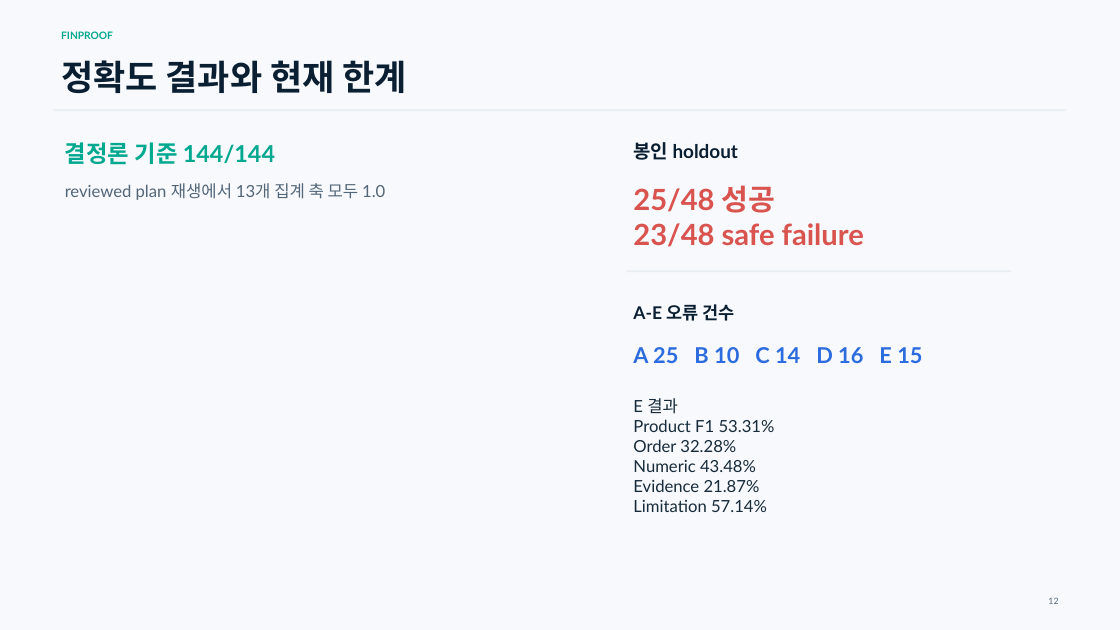
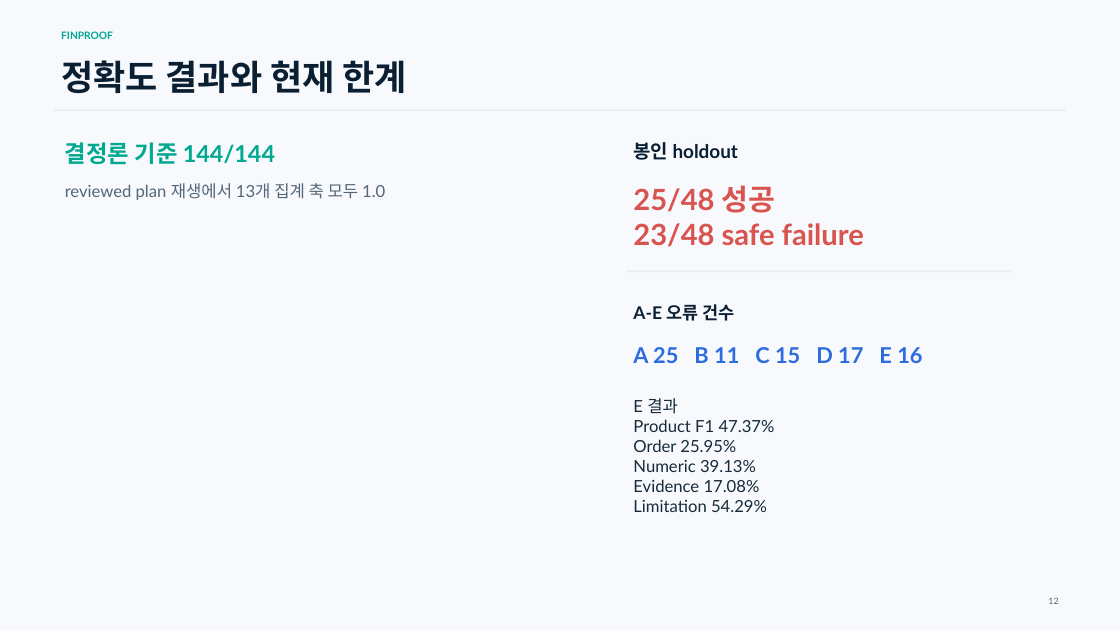
Before and after one commit to tskwak111/mirae_agent, a slide deck: slide 12 of docs/submission/FinProof_Technical_Proposal.pptx. Drawn at 1120x630 pixels with LibreOffice and Linux fonts; fonts in the diff are those of the drawing. Boxes give left, top, right and bottom in pixels: in the first picture for what was removed or moved away, otherwise in the second. Text is boxed around its words. In the diff, an @@ line names an element or a change of style, - is before the commit and + after.

Commit message:
release: record final acceptance and proposal evidence

```diff
--- a/docs/submission/FinProof_Technical_Proposal.pptx
+++ b/docs/submission/FinProof_Technical_Proposal.pptx
@@ text at [633,347,922,363]: text changed @@
-A 25 B 10 C 14 D 16 E 15
+A 25 B 11 C 15 D 17 E 16
@@ text at [633,419,775,512]: text changed @@
-Product F1 53.31%
-Order 32.28%
-Numeric 43.48%
-Evidence 21.87%
-Limitation 57.14%
+Product F1 47.37%
+Order 25.95%
+Numeric 39.13%
+Evidence 17.08%
+Limitation 54.29%
```
Also in this commit, not shown: 2 other slides changed, 8 other files.
